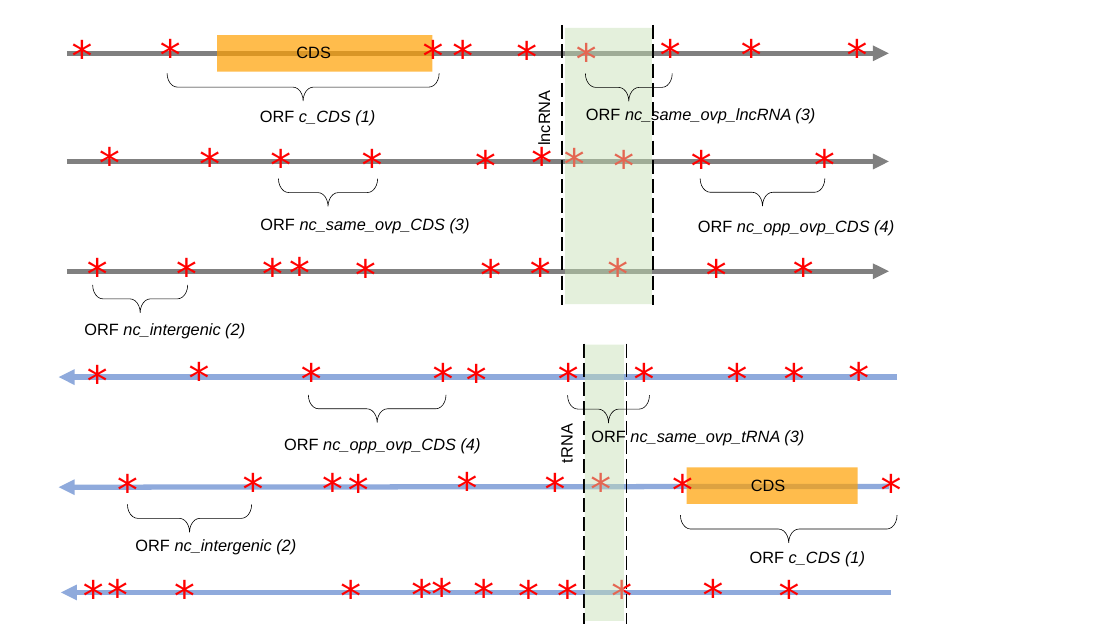
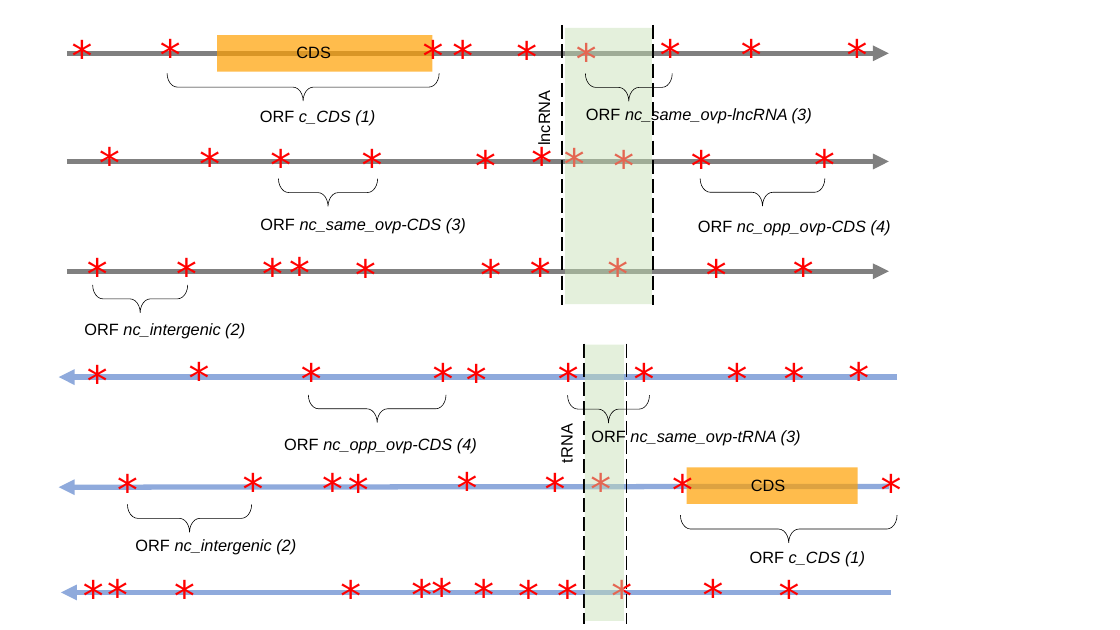
Before and after one commit to i2bc/ORFmine, a slide deck: slide 1 of docs/img/orf_annotation.pptx. Drawn at 1120x630 pixels with LibreOffice and Linux fonts; fonts in the diff are those of the drawing. Boxes give left, top, right and bottom in pixels: in the first picture for what was removed or moved away, otherwise in the second. Text is boxed around its words. In the diff, an @@ line names an element or a change of style, - is before the commit and + after.

```diff
--- a/docs/img/orf_annotation.pptx
+++ b/docs/img/orf_annotation.pptx
@@ text at (586,107,812,124): text changed @@
-ORF nc_same_ovp_lncRNA (3)
+ORF nc_same_ovp-lncRNA (3)
@@ text at (260,218,466,233): text changed @@
-ORF nc_same_ovp_CDS (3)
+ORF nc_same_ovp-CDS (3)
@@ text at (698,220,891,236): text changed @@
-ORF nc_opp_ovp_CDS (4)
+ORF nc_opp_ovp-CDS (4)
@@ text at (284,438,477,454): text changed @@
-ORF nc_opp_ovp_CDS (4)
+ORF nc_opp_ovp-CDS (4)
@@ text at (591,430,801,446): text changed @@
-ORF nc_same_ovp_tRNA (3)
+ORF nc_same_ovp-tRNA (3)
```
Also in this commit, not shown: 1 other slide changed, 13 other files.
